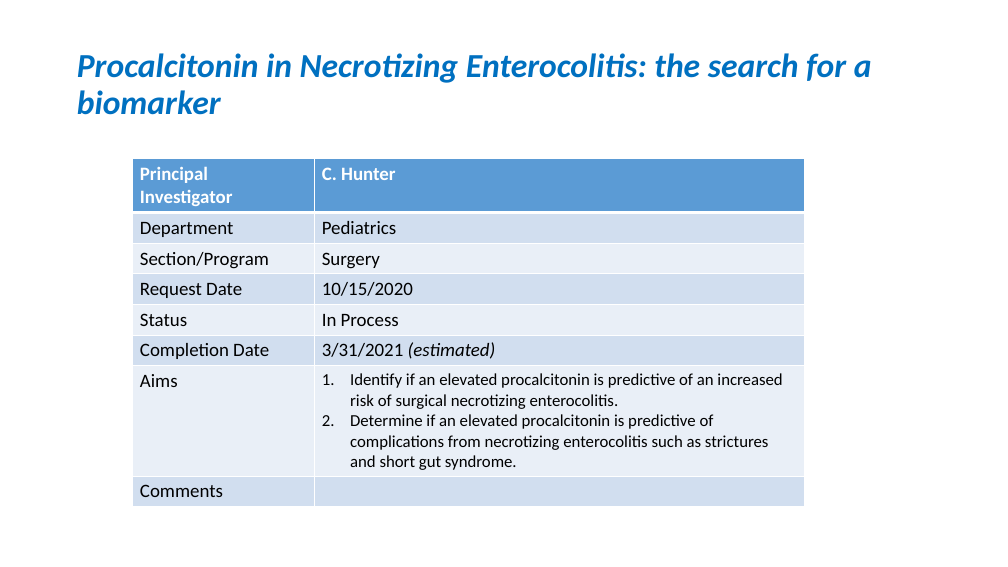
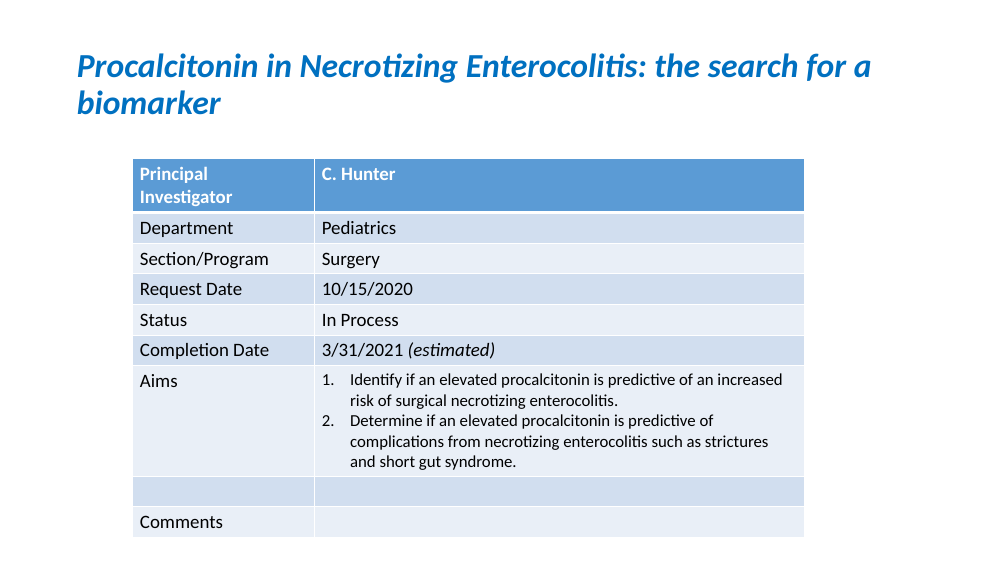
Before and after one commit to OuhscBbmc/prairie-outpost-public, a slide deck: slide 15 of publications/presentation-2021-02-aac/crdw-2021-02.pptx. Drawn at 1008x567 pixels with LibreOffice and Linux fonts; fonts in the diff are those of the drawing. Boxes give left, top, right and bottom in pixels: in the first picture for what was removed or moved away, otherwise in the second. Text is boxed around its words. In the diff, an @@ line names an element or a change of style, - is before the commit and + after.

```diff
--- a/publications/presentation-2021-02-aac/crdw-2021-02.pptx
+++ b/publications/presentation-2021-02-aac/crdw-2021-02.pptx
@@ table at bbox=[132, 159, 805, 535] @@
+row 8:  | 
```
Also in this commit, not shown: 6 other slides changed.
